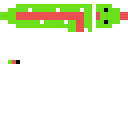
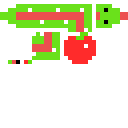
Two versions of the same layered image (128×128). Layer-by-layer changes:
painted on "Background" over [24, 32, 96, 64]
